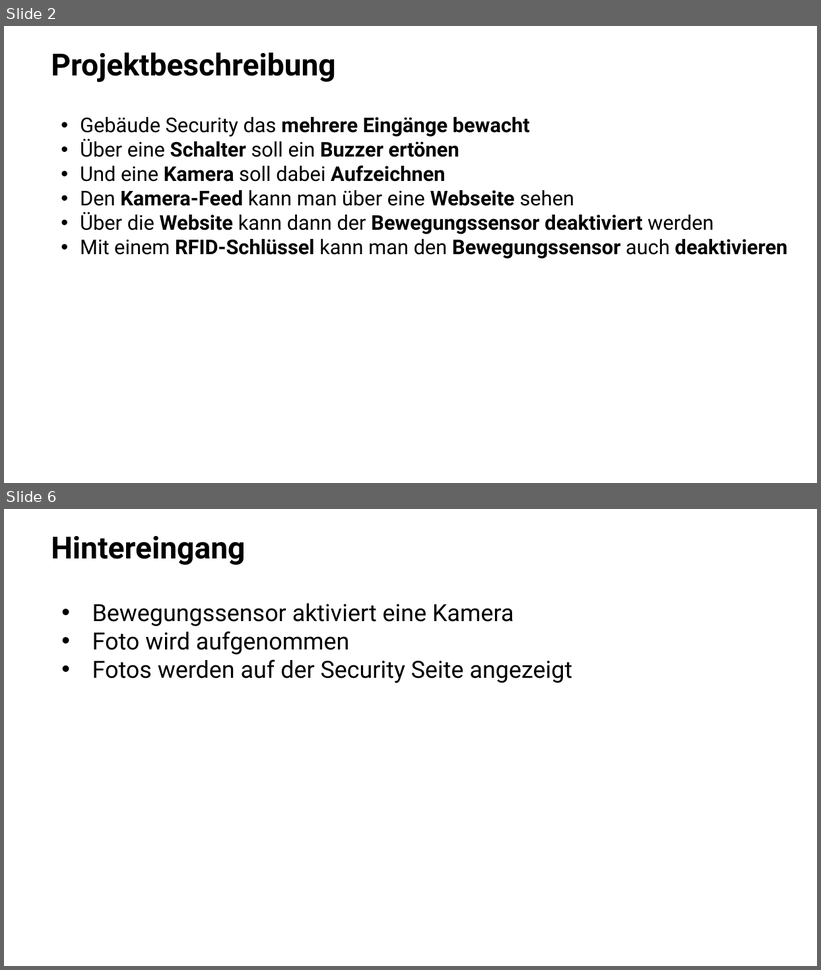
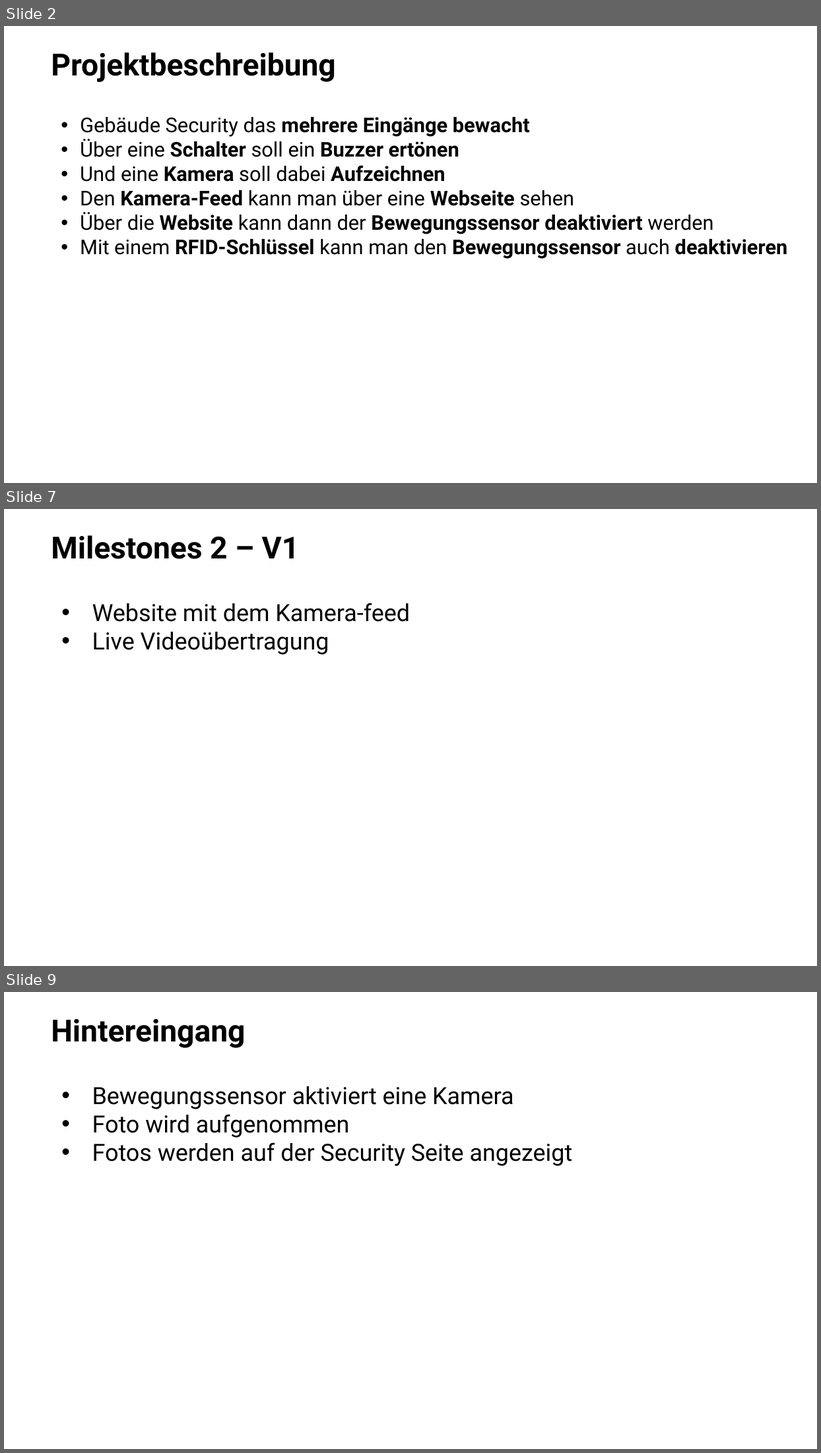
Before and after one commit to JustJ4Y/PI-SPACE-H-SECURITY, a slide deck: PPI-H.OME.pptx. Shown one above the other, each under a label of ours: slides 2 and 6 before the commit, slides 2, 7 and 9 after it; the slides between them are not shown. The pictures are 821x970 and 821x1453 pixels, drawn with LibreOffice and Linux fonts; fonts in the diff are those of the drawing; background and template pictures are left out. Boxes give left, top, right and bottom in pixels: in the first picture for what was removed or moved away, otherwise in the second. Text is boxed around its words. In the diff, an @@ line names an element or a change of style, - is before the commit and + after.

```diff
--- a/PPI-H.OME.pptx
+++ b/PPI-H.OME.pptx
@@ slide 7 added at bbox=[4, 509, 817, 966], background #FFFFFF @@
@@ text added at bbox=[51, 535, 300, 559], 36 pt, text #000000, bold @@
+Milestones 2 – V1
@@ text added at bbox=[92, 603, 410, 655], 28 pt, text #000000 @@
+• Website mit dem Kamera-feed
+• Live Videoübertragung
@@ what was slide 6 is now slide 9 @@
```
Also in this commit, not shown: 3 slides changed, 3 other slides added, 1 slide removed, 4 other files.
